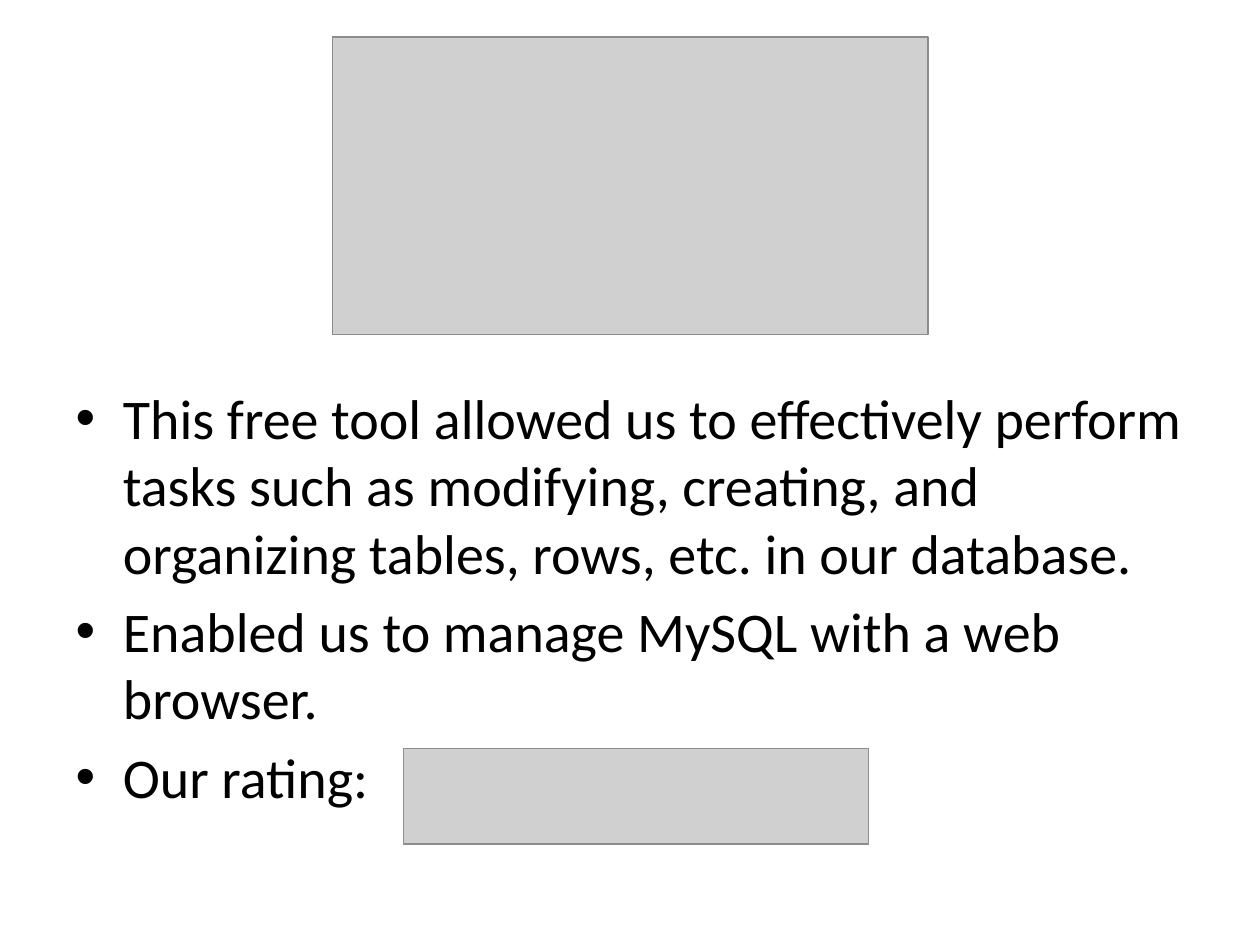
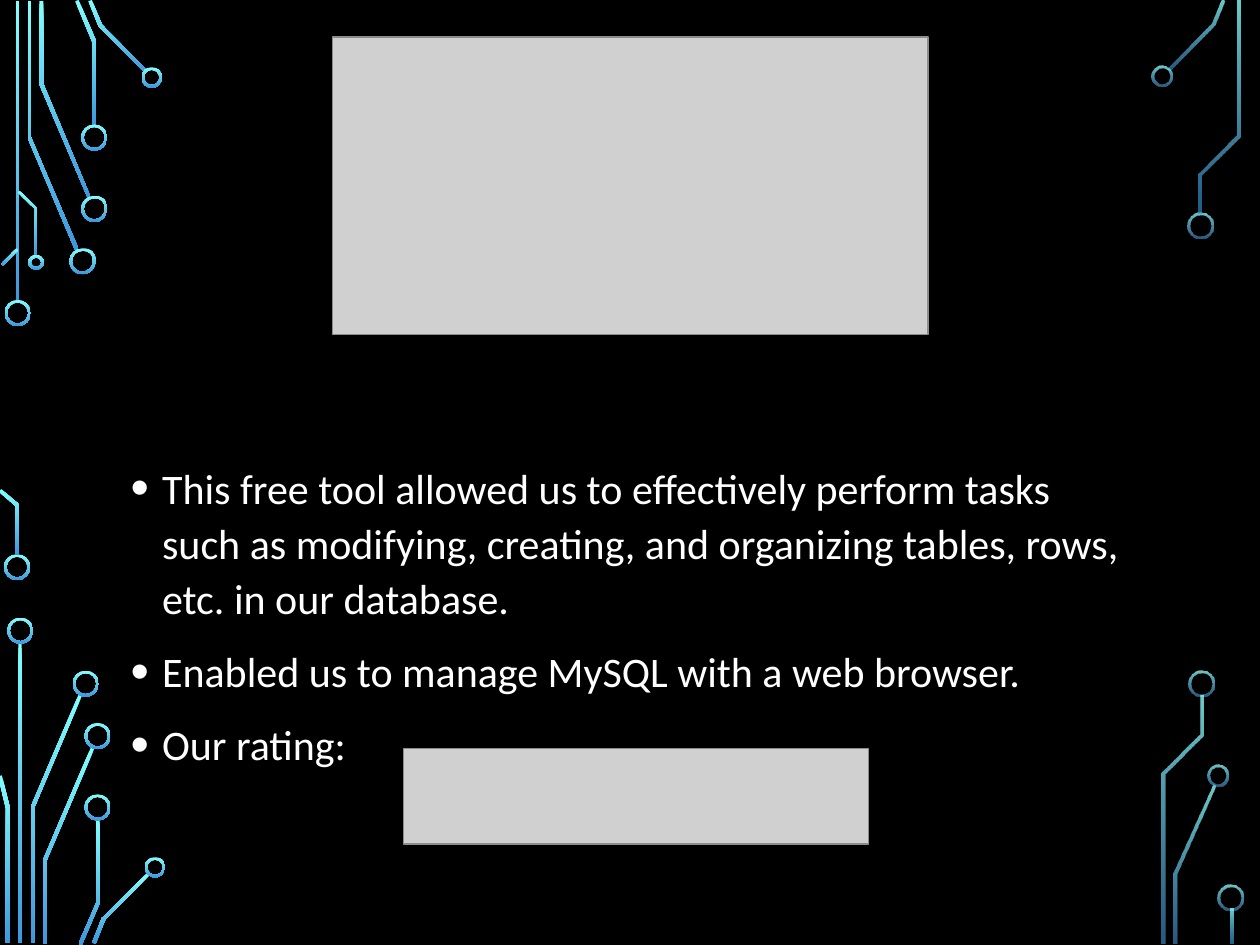
Before and after one commit to sperry94/ANST_Project, a slide deck: slide 6 of AOT2ProjectPresentation.pptx. Drawn at 1260x945 pixels with LibreOffice and Linux fonts; fonts in the diff are those of the drawing; grey boxes stand for pictures; background and template pictures are left out. Boxes give left, top, right and bottom in pixels: in the first picture for what was removed or moved away, otherwise in the second. Text is boxed around its words. In the diff, an @@ line names an element or a change of style, - is before the commit and + after.

```diff
--- a/AOT2ProjectPresentation.pptx
+++ b/AOT2ProjectPresentation.pptx
@@ background #FFFFFF to picture (left out) @@
@@ text "This free tool allowed us ...": place and size @@
-text "This free tool allowed us ..." at bbox=[123, 400, 1181, 808]
+text "This free tool allowed us ..." at bbox=[162, 474, 1119, 768]
@@ text "This free tool allowed us ..." at bbox=[162, 474, 1119, 768]: size 32 to 24 pt, text colour #000000 to #FFFFFF; indent changed; line spacing 1 to 1.1; more space between paragraphs @@
@@ group added at bbox=[0, 0, 1244, 945]: 33 freeform shapes, 3 rectangles @@
```
Also in this commit, not shown: 12 other slides changed.
